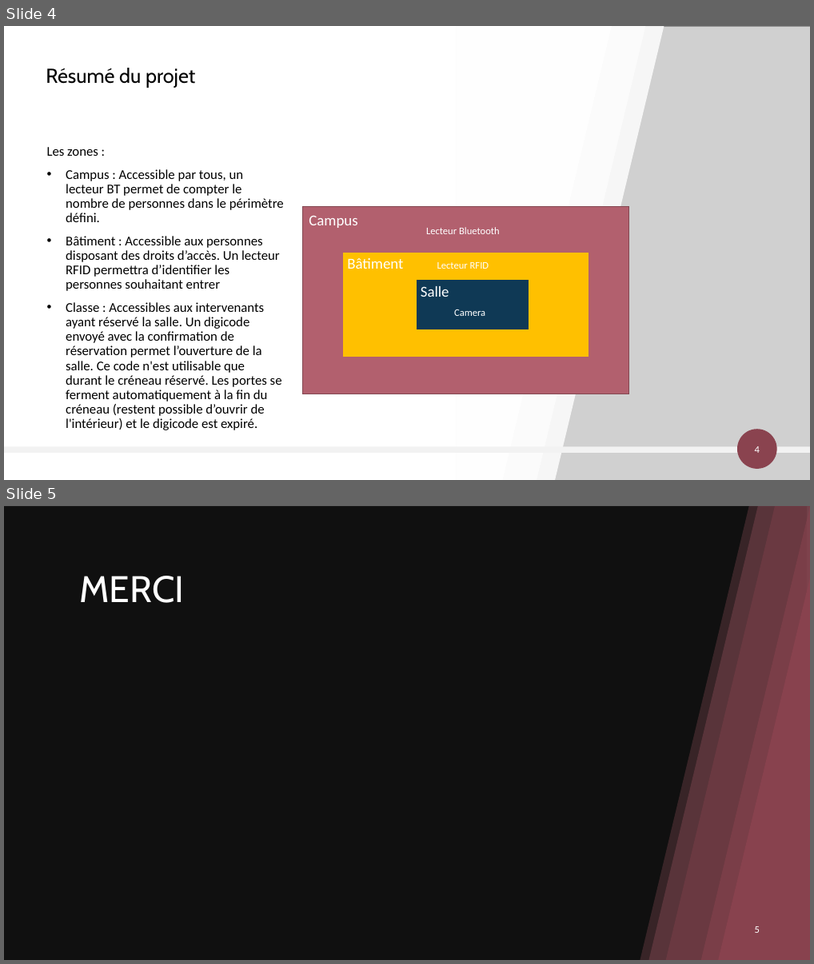
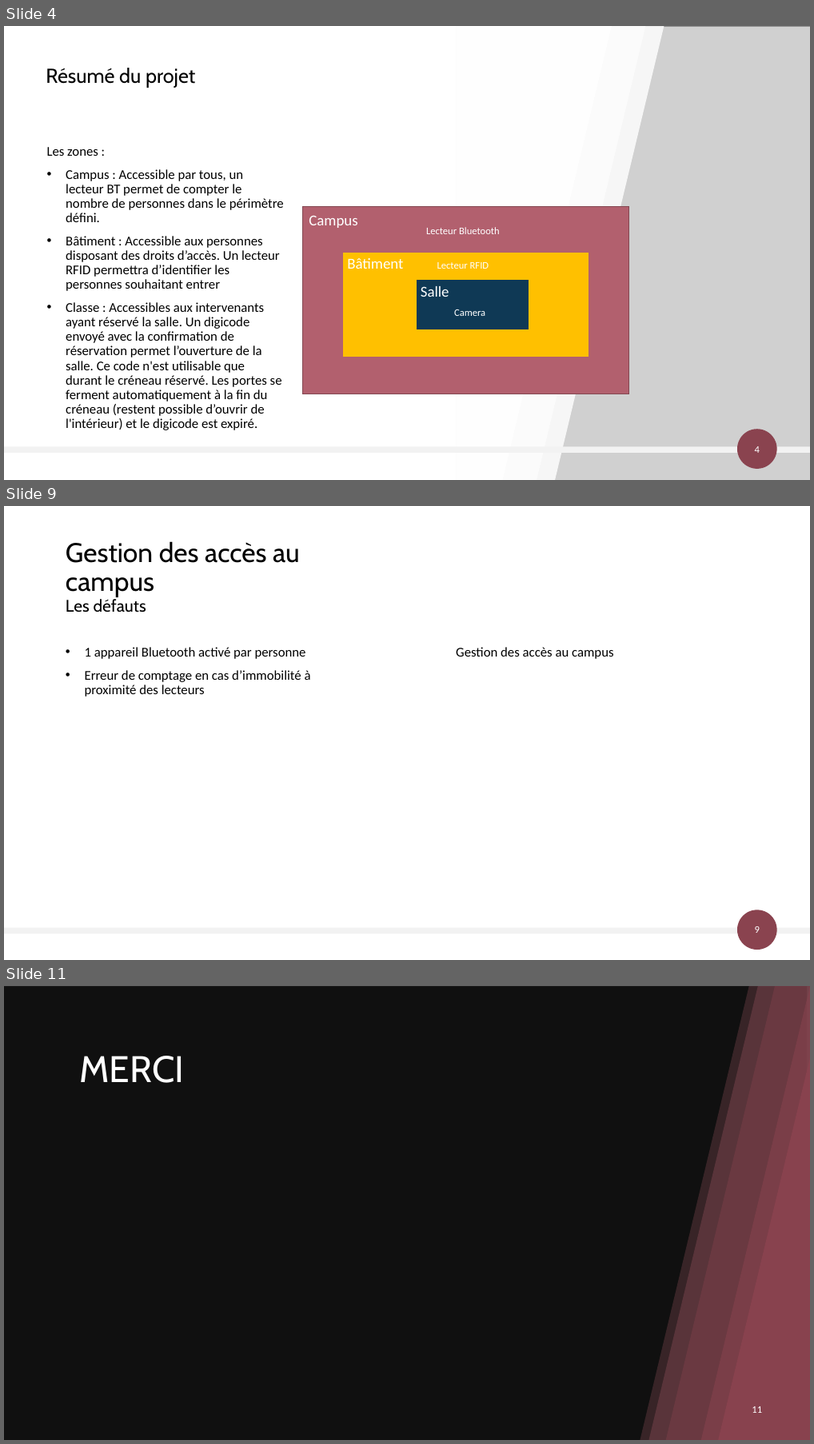
Before and after one commit to AlexandreSaxemard/GestionAccesBatiment, a slide deck: Docs/Gestion des accès au bâtiment.pptx. Shown one above the other, each under a label of ours: slides 4 and 5 before the commit, slides 4, 9 and 11 after it; the slides between them are not shown. The pictures are 814x964 and 814x1444 pixels, drawn with LibreOffice and Linux fonts; fonts in the diff are those of the drawing; grey boxes stand for pictures; background and template pictures are left out; a plain dark background stands for a picture behind light text. Boxes give left, top, right and bottom in pixels: in the first picture for what was removed or moved away, otherwise in the second. Text is boxed around its words. In the diff, an @@ line names an element or a change of style, - is before the commit and + after.

```diff
--- a/Docs/Gestion des accès au bâtiment.pptx
+++ b/Docs/Gestion des accès au bâtiment.pptx
@@ slide 9 added at [4,506,810,960], background #FFFFFF @@
@@ title added at [66,541,300,612], 32 pt, text #000000 @@
+Gestion des accès au campus
+Les défauts
@@ text added at [85,647,311,696], 16 pt, text #000000 @@
+• 1 appareil Bluetooth activé par personne
+• Erreur de comptage en cas d’immobilité à proximité des lecteurs
@@ text added at [456,647,614,659], 16 pt, text #000000 @@
+Gestion des accès au campus
@@ ellipse added at [738,909,778,949], fill #8A434F @@
@@ rectangle added at [4,928,810,934], fill #F2F2F2 @@
@@ page number added at [755,926,760,932], 12 pt, text #FFFFFF @@
+9
@@ what was slide 5 is now slide 11 @@
@@ page number at [752,1406,762,1412]: text changed @@
-5
+11
```
Also in this commit, not shown: 1 slide changed, 5 other slides added, 1 other file.
